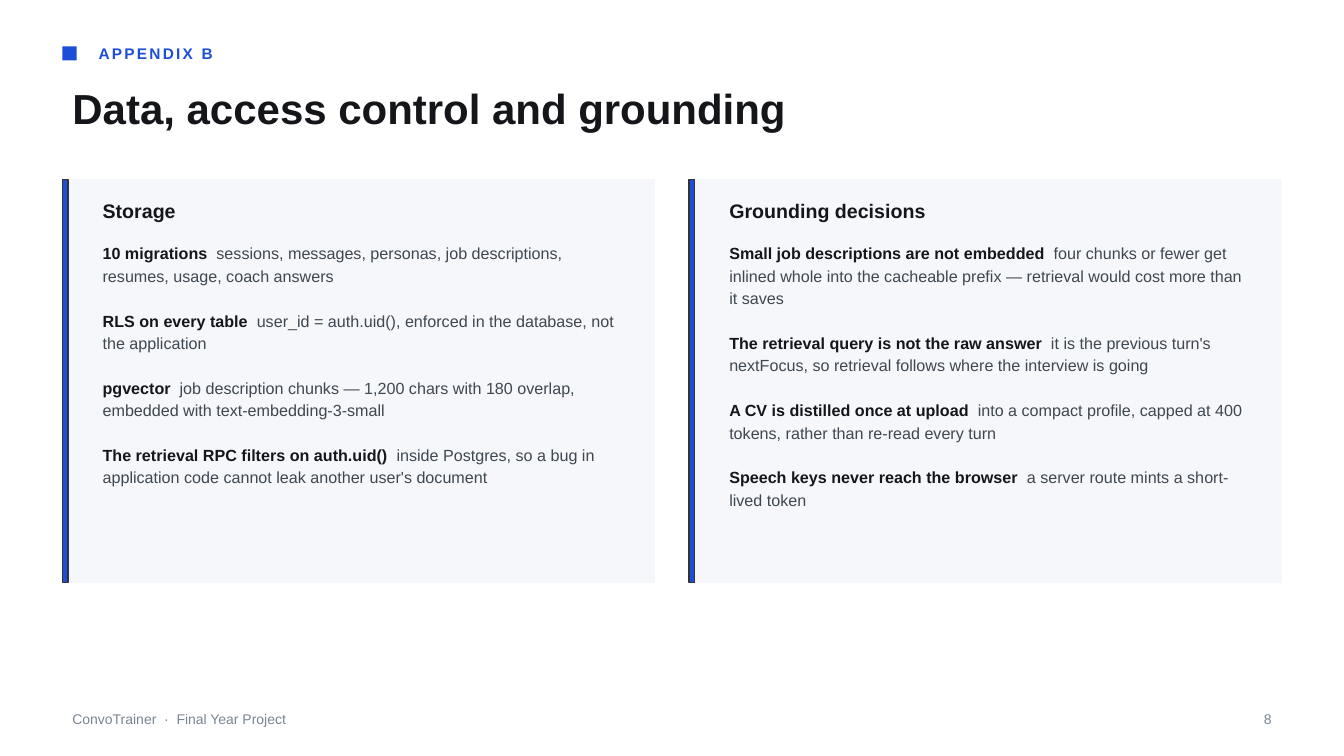
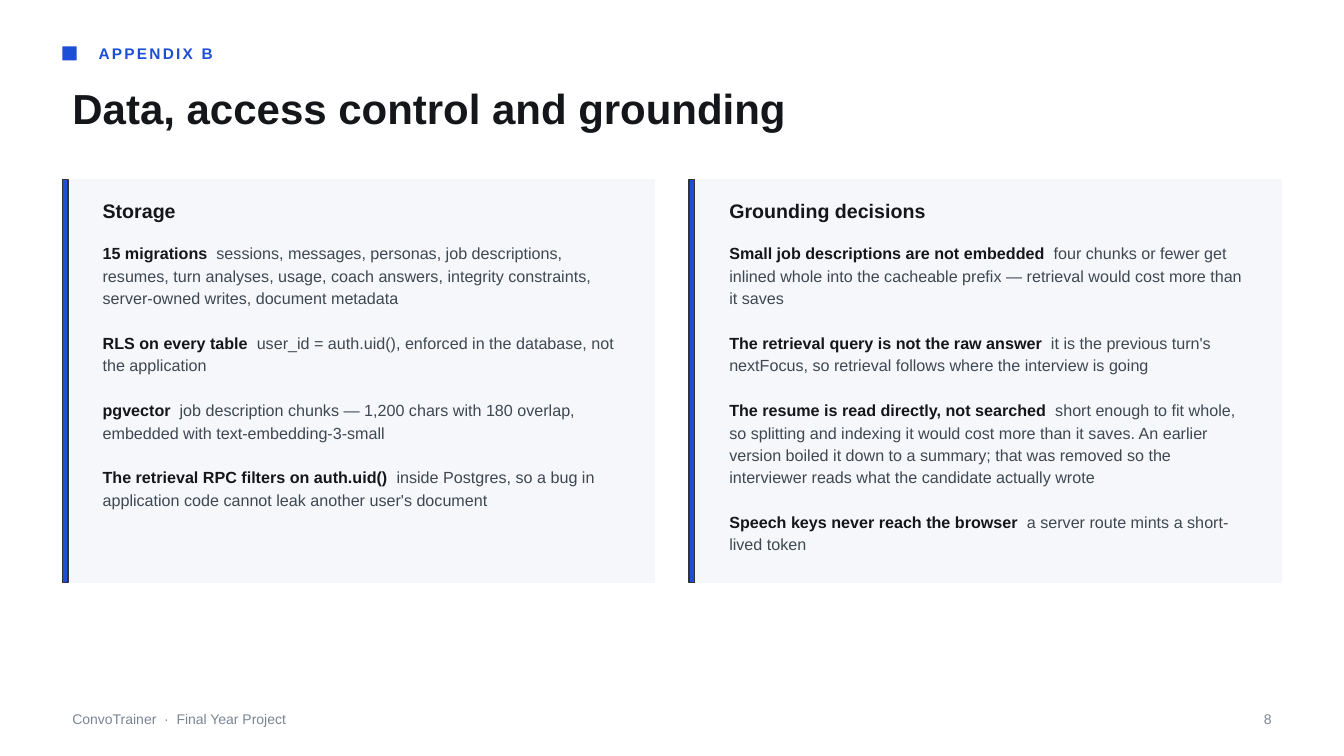
Before and after one commit to DylanTYX/social-interaction-app, a slide deck: slide 8 of docs/presentation/FYP-demo.pptx. Drawn at 1344x756 pixels with LibreOffice and Linux fonts; fonts in the diff are those of the drawing. Boxes give left, top, right and bottom in pixels: in the first picture for what was removed or moved away, otherwise in the second. Text is boxed around its words. In the diff, an @@ line names an element or a change of style, - is before the commit and + after.

```diff
--- a/docs/presentation/FYP-demo.pptx
+++ b/docs/presentation/FYP-demo.pptx
@@ text at [103, 247, 590, 306]: text changed @@
-10 migrations sessions, messages, personas, job descriptions, resumes, usage, coach answers
+15 migrations sessions, messages, personas, job descriptions, resumes, turn analyses, usage, coach answers, integrity constraints, server-owned writes, document metadata
@@ text at [729, 404, 1236, 487]: text changed @@
-A CV is distilled once at upload into a compact profile, capped at 400 tokens, rather than re-read every turn
+The resume is read directly, not searched short enough to fit whole, so splitting and indexing it would cost more than it saves. An earlier version boiled it down to a summary; that was removed so the interviewer reads what the candidate actually wrote
```
Also in this commit, not shown: 2 other slides changed, 5 slides added, 5 slides removed, 10 other files.
